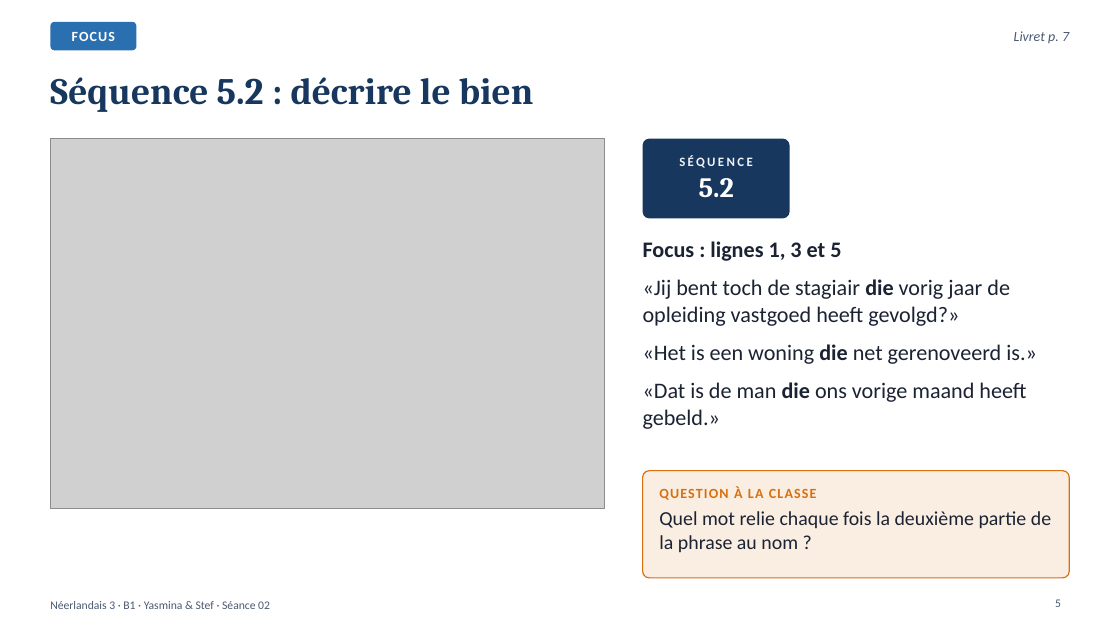
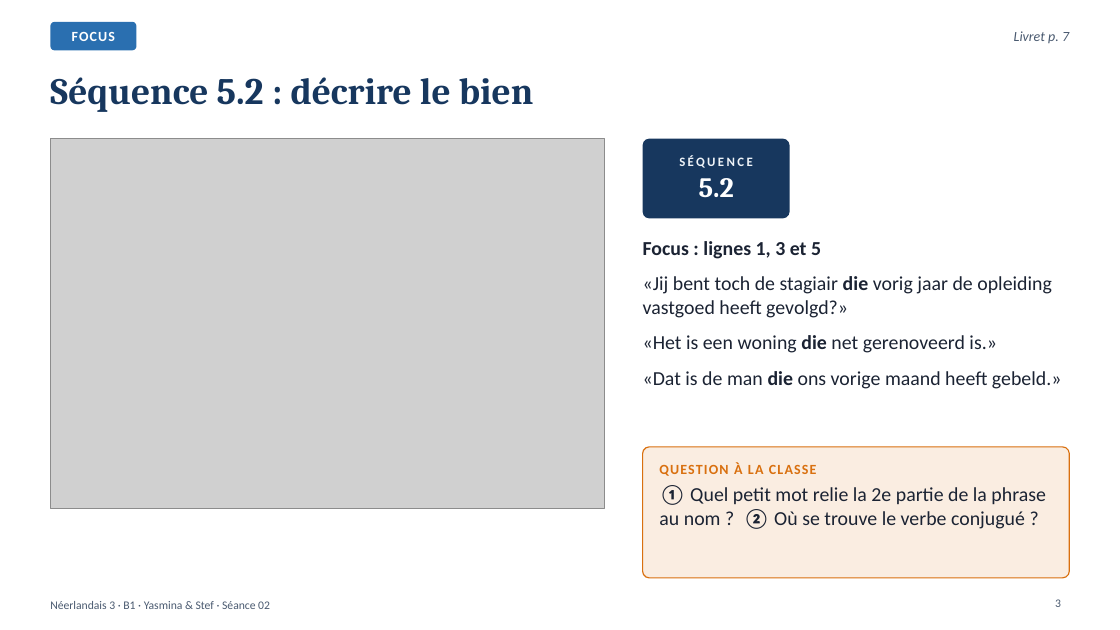
Before and after one commit to ajouniaux/talenleren, a slide deck: slide 3 of neerlandais3/powerpoints/Seance_02_De_woning_beschrijven.pptx (slide 5 before the commit). Drawn at 1120x630 pixels with LibreOffice and Linux fonts; fonts in the diff are those of the drawing; grey boxes stand for pictures. Boxes give left, top, right and bottom in pixels: in the first picture for what was removed or moved away, otherwise in the second. Text is boxed around its words. In the diff, an @@ line names an element or a change of style, - is before the commit and + after.

```diff
--- a/neerlandais3/powerpoints/Seance_02_De_woning_beschrijven.pptx
+++ b/neerlandais3/powerpoints/Seance_02_De_woning_beschrijven.pptx
@@ text "Focus : lignes 1, 3 ..." at [643, 241, 1062, 389]: size 19 to 17 pt @@
@@ rounded rectangle: place and size @@
-rounded rectangle at [643, 471, 1070, 578]
+rounded rectangle at [643, 447, 1070, 578]
@@ rounded rectangle at [643, 447, 1070, 578]: proportions changed @@
@@ text "QUESTION À LA CLASSE": place and size @@
-text "QUESTION À LA CLASSE" at [659, 486, 817, 500]
+text "QUESTION À LA CLASSE" at [659, 462, 817, 476]
@@ text at [659, 485, 1046, 529]: text changed @@
-Quel mot relie chaque fois la deuxième partie de la phrase au nom ?
+① Quel petit mot relie la 2e partie de la phrase au nom ? ② Où se trouve le verbe conjugué ?
@@ page number at [1055, 599, 1061, 607]: text changed @@
-5
+3
```
Also in this commit, not shown: 18 other slides changed, 4 slides added, 5 slides removed, 15 other files.
